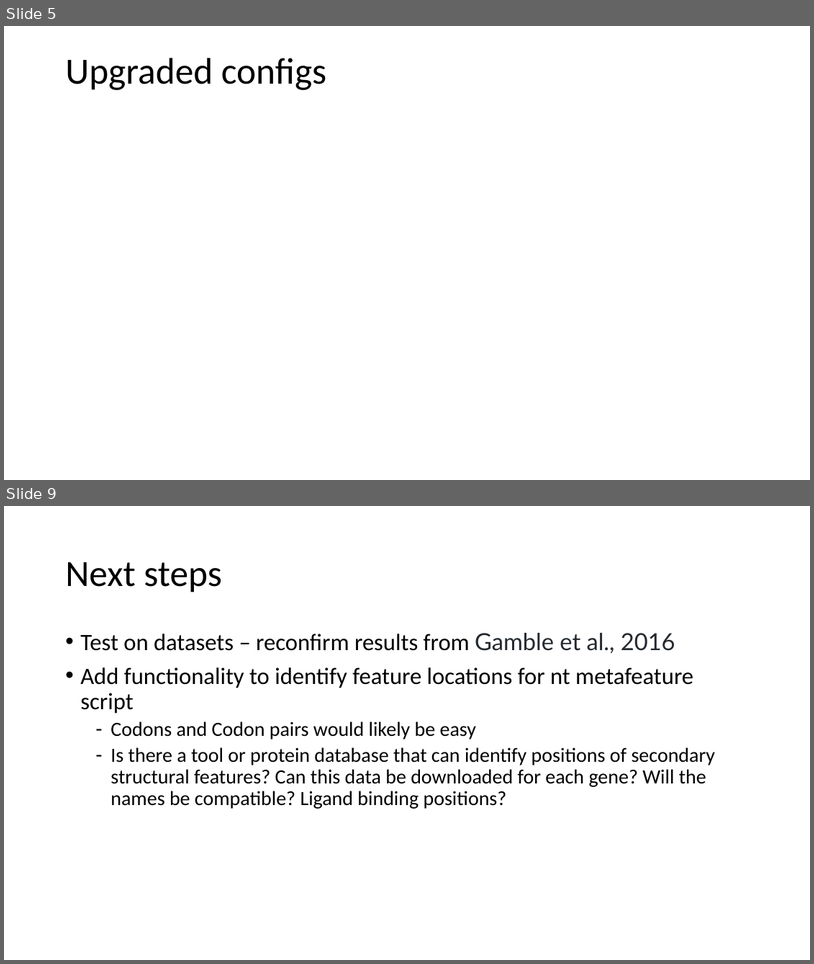
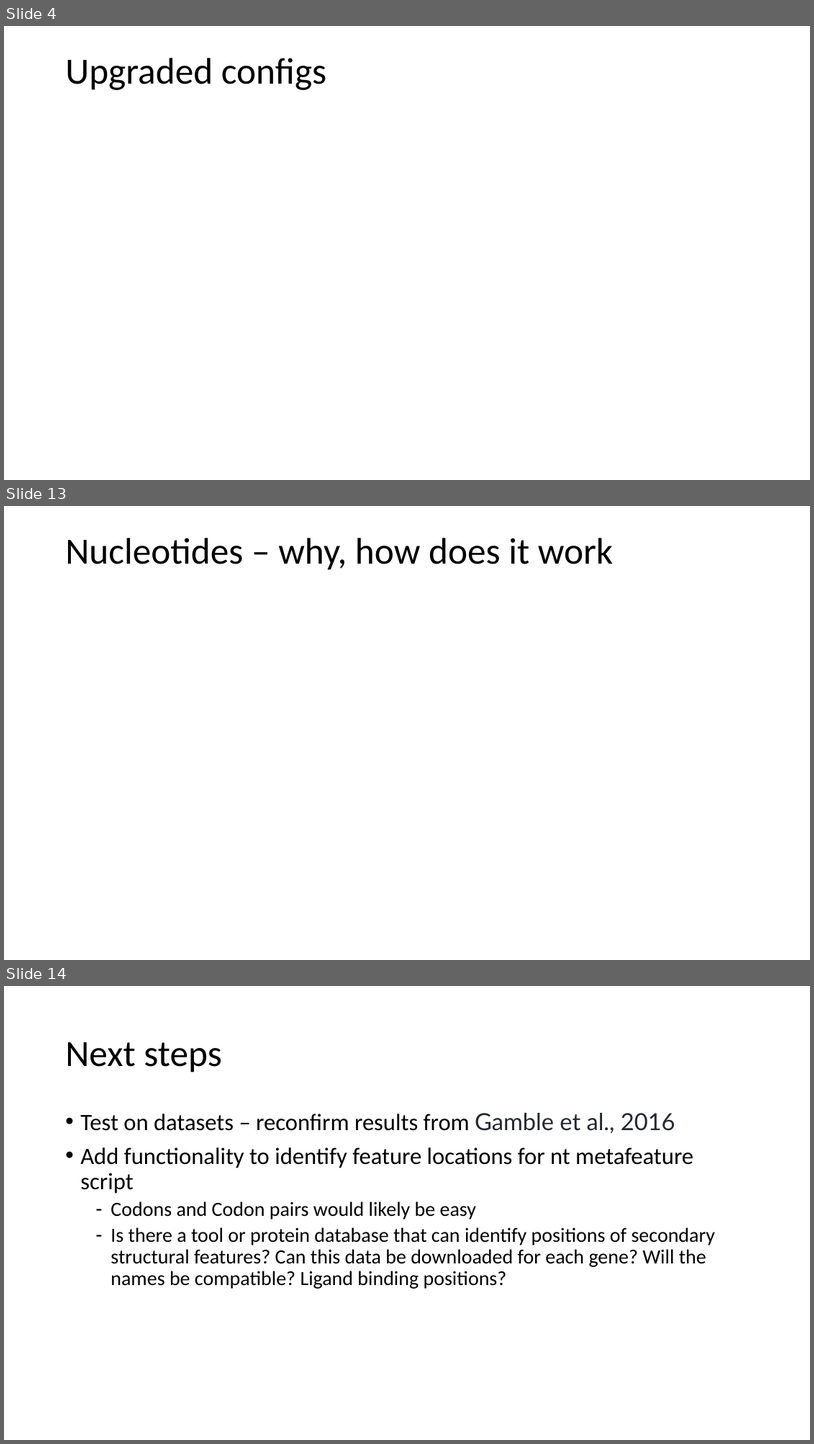
Before and after one commit to 3mma-mack/riboviz-presentation, a slide deck: Rundown-of-our-3-months.pptx. Shown one above the other, each under a label of ours: slides 5 and 9 before the commit, slides 4, 13 and 14 after it; the slides between them are not shown. The pictures are 814x964 and 814x1444 pixels, drawn with LibreOffice and Linux fonts; fonts in the diff are those of the drawing. Boxes give left, top, right and bottom in pixels: in the first picture for what was removed or moved away, otherwise in the second. Text is boxed around its words. In the diff, an @@ line names an element or a change of style, - is before the commit and + after.

```diff
--- a/Rundown-of-our-3-months.pptx
+++ b/Rundown-of-our-3-months.pptx
@@ slide 13 added at <box>4,506,810,960</box>, background #FFFFFF @@
@@ title added at <box>65,538,613,570</box>, 44 pt, text #000000 @@
+Nucleotides – why, how does it work
@@ what was slide 5 is now slide 4 @@
@@ what was slide 9 is now slide 14 @@
```
Also in this commit, not shown: 6 slides changed, 4 other slides added.
